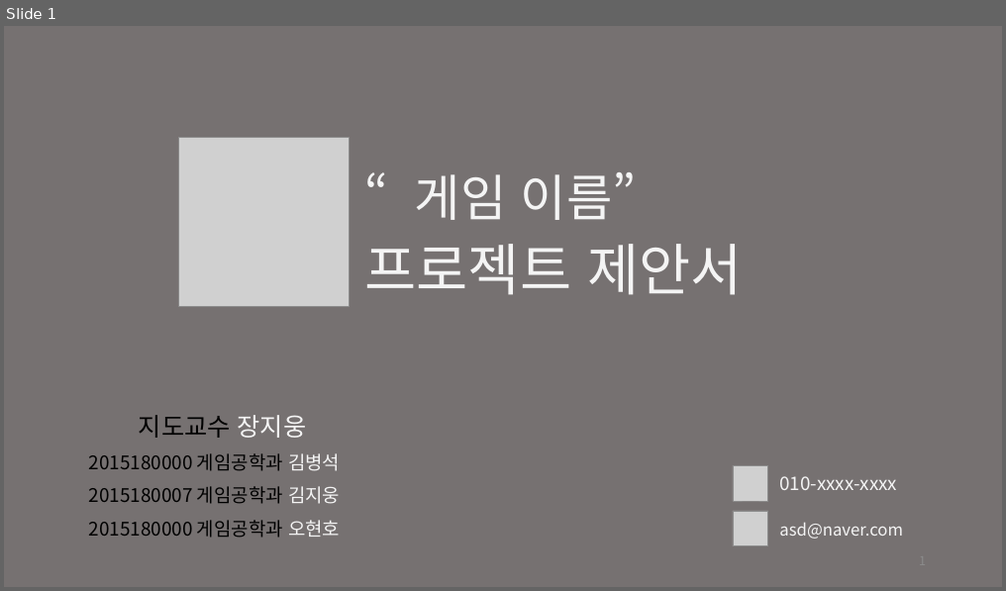
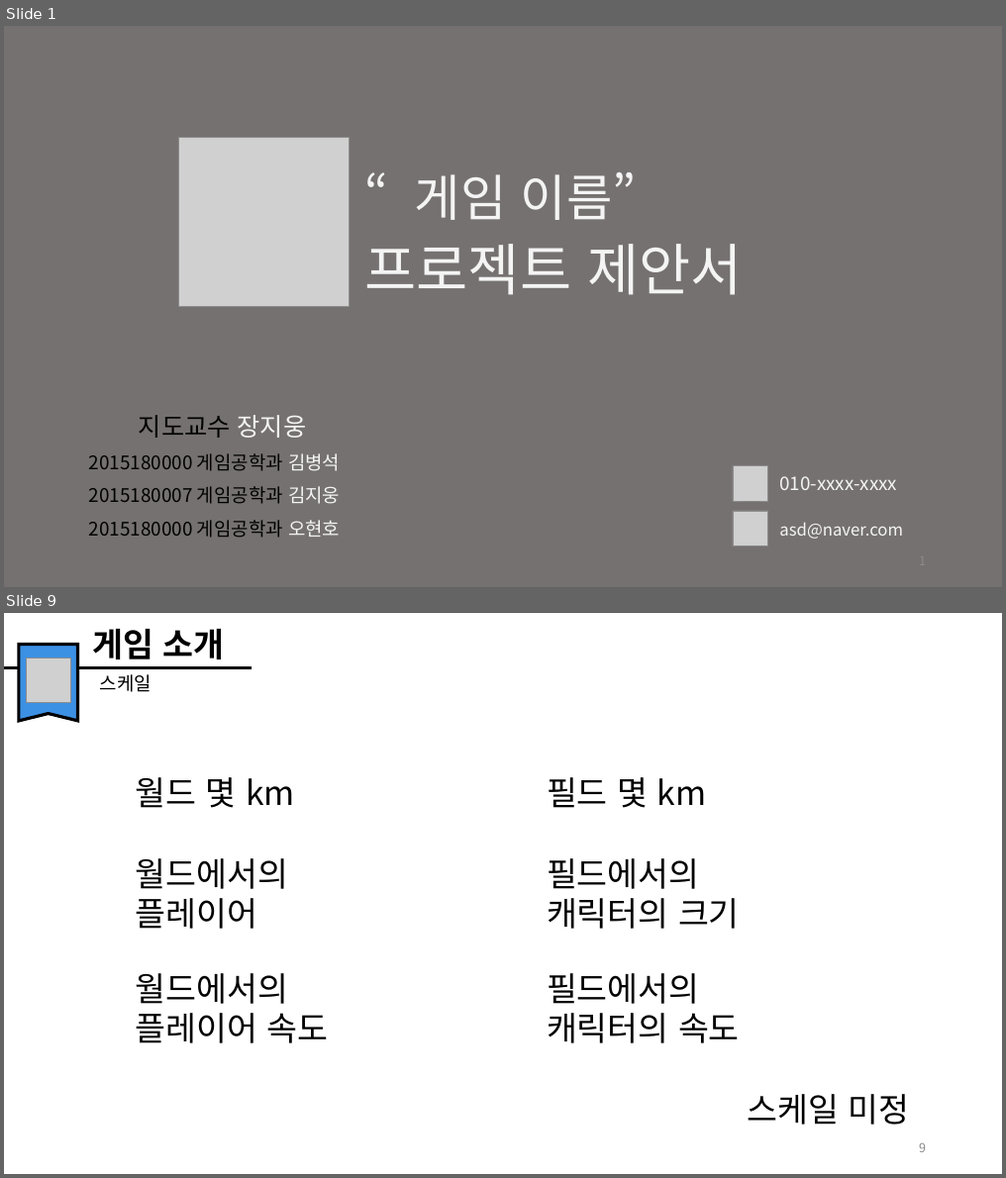
Before and after one commit to kbs5435586/Graduation, a slide deck: Plan/졸업작품제안서_200925.pptx. Shown one above the other, each under a label of ours: slide 1 before the commit, slides 1 and 9 after it; the slides between them are not shown. The pictures are 1006x591 and 1006x1178 pixels, drawn with LibreOffice and Linux fonts; fonts in the diff are those of the drawing; grey boxes stand for pictures. Boxes give left, top, right and bottom in pixels: in the first picture for what was removed or moved away, otherwise in the second. Text is boxed around its words. In the diff, an @@ line names an element or a change of style, - is before the commit and + after.

```diff
--- a/Plan/졸업작품제안서_200925.pptx
+++ b/Plan/졸업작품제안서_200925.pptx
@@ slide 9 added at bbox=[4, 613, 1002, 1174], background #FFFFFF @@
@@ group added at bbox=[4, 629, 252, 721]: 2 texts, 1 line, 1 freeform shape, 1 picture @@
+게임 소개
+스케일
@@ text added at bbox=[135, 777, 295, 808], 32 pt, text #000000 @@
+월드 몇 km
@@ text added at bbox=[547, 777, 707, 808], 32 pt, text #000000 @@
+필드 몇 km
@@ text added at bbox=[135, 859, 288, 929], 32 pt, text #000000 @@
+월드에서의
+플레이어
@@ text added at bbox=[547, 859, 740, 929], 32 pt, text #000000 @@
+필드에서의
+캐릭터의 크기
@@ text added at bbox=[135, 973, 328, 1044], 32 pt, text #000000 @@
+월드에서의
+플레이어 속도
@@ text added at bbox=[547, 973, 740, 1044], 32 pt, text #000000 @@
+필드에서의
+캐릭터의 속도
@@ text added at bbox=[746, 1094, 910, 1125], 32 pt, text #000000 @@
+스케일 미정
@@ page number added at bbox=[919, 1144, 926, 1153], 12 pt, text #8C8C8C @@
+9
```
Also in this commit, not shown: 2 slides changed, 10 other slides added, 1 slide removed.
